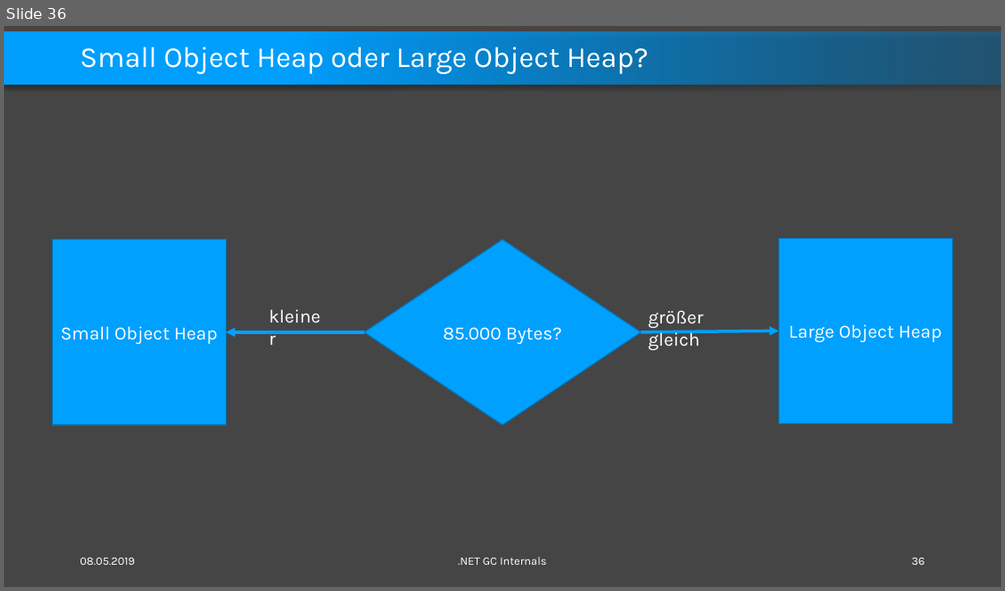
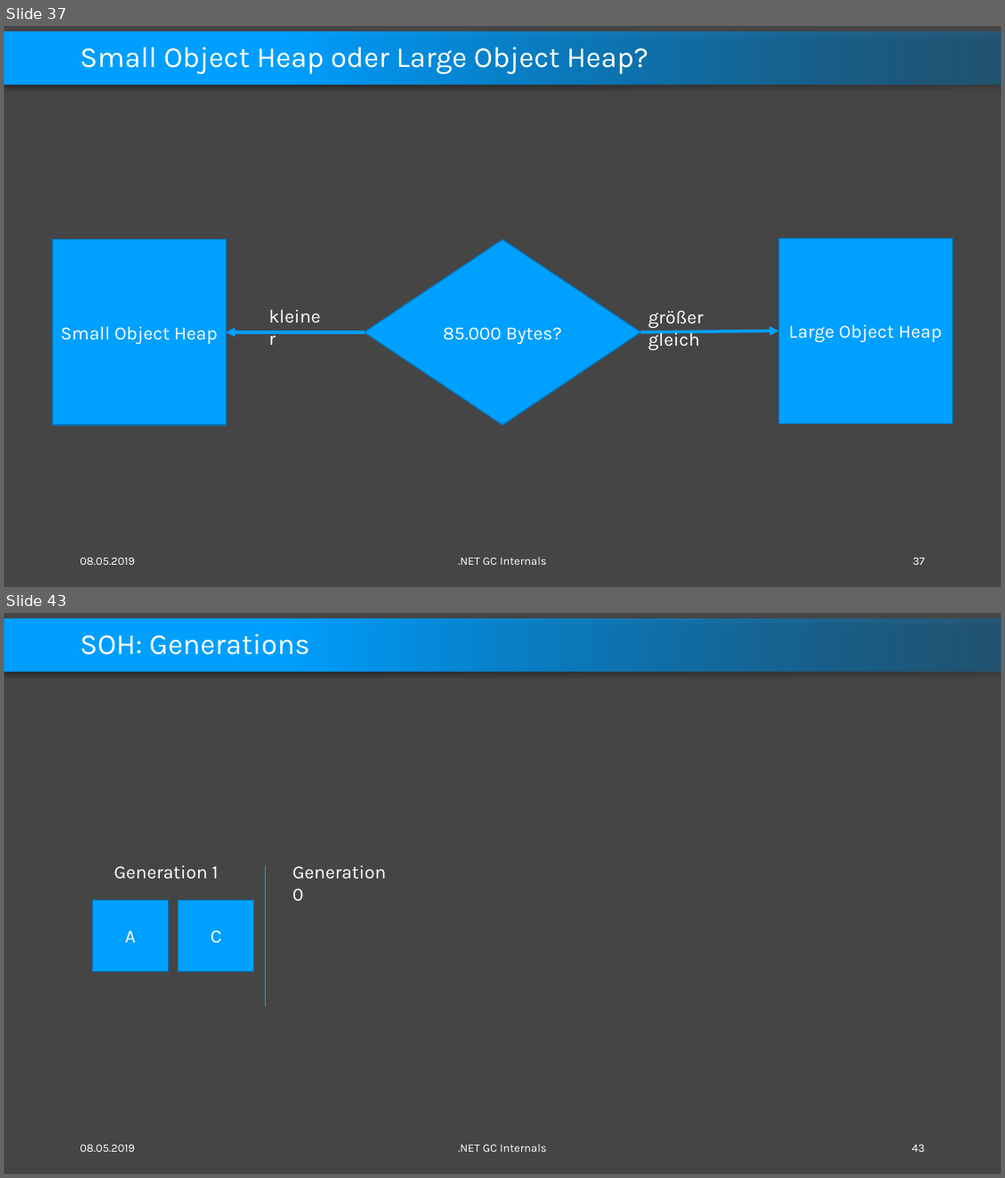
Before and after one commit to feO2x/DotnetGCInternals, a slide deck: Dotnet GC Internals.pptx. Shown one above the other, each under a label of ours: slide 36 before the commit, slides 37 and 43 after it; the slides between them are not shown. The pictures are 1005x591 and 1005x1178 pixels, drawn with LibreOffice and Linux fonts; fonts in the diff are those of the drawing. Boxes give left, top, right and bottom in pixels: in the first picture for what was removed or moved away, otherwise in the second. Text is boxed around its words. In the diff, an @@ line names an element or a change of style, - is before the commit and + after.

```diff
--- a/Dotnet GC Internals.pptx
+++ b/Dotnet GC Internals.pptx
@@ slide 43 added at [4,613,1001,1174], background #454545; not listed: 1 template element that a slide beside it also shows @@
@@ title added at [80,633,310,655], 28 pt, text #FFFFFF @@
+SOH: Generations
@@ text added at [114,865,218,878], 18 pt, text #FFFFFF @@
+Generation 1
@@ line added from (265, 866) to (265, 1006), #00A0FF 0.5 pt @@
@@ text added at [292,865,386,900], 18 pt, text #FFFFFF @@
+Generation 0
@@ rectangle added at [92,900,168,971], fill #00A0FF, outline #0076BD 1 pt, 18 pt, text #FFFFFF @@
+A
@@ rectangle added at [178,900,254,971], fill #00A0FF, outline #0076BD 1 pt, 18 pt, text #FFFFFF @@
+C
@@ text added at [80,1144,135,1151], 11 pt, text #FFFFFF @@
+08.05.2019
@@ text added at [458,1143,547,1151], 11 pt, text #FFFFFF @@
+.NET GC Internals
@@ page number added at [912,1144,925,1151], 11 pt, text #FFFFFF @@
+43
@@ what was slide 36 is now slide 37 @@
@@ page number at [913,557,925,564]: text changed @@
-36
+37
```
Also in this commit, not shown: 1 slide changed, 31 other slides added.
